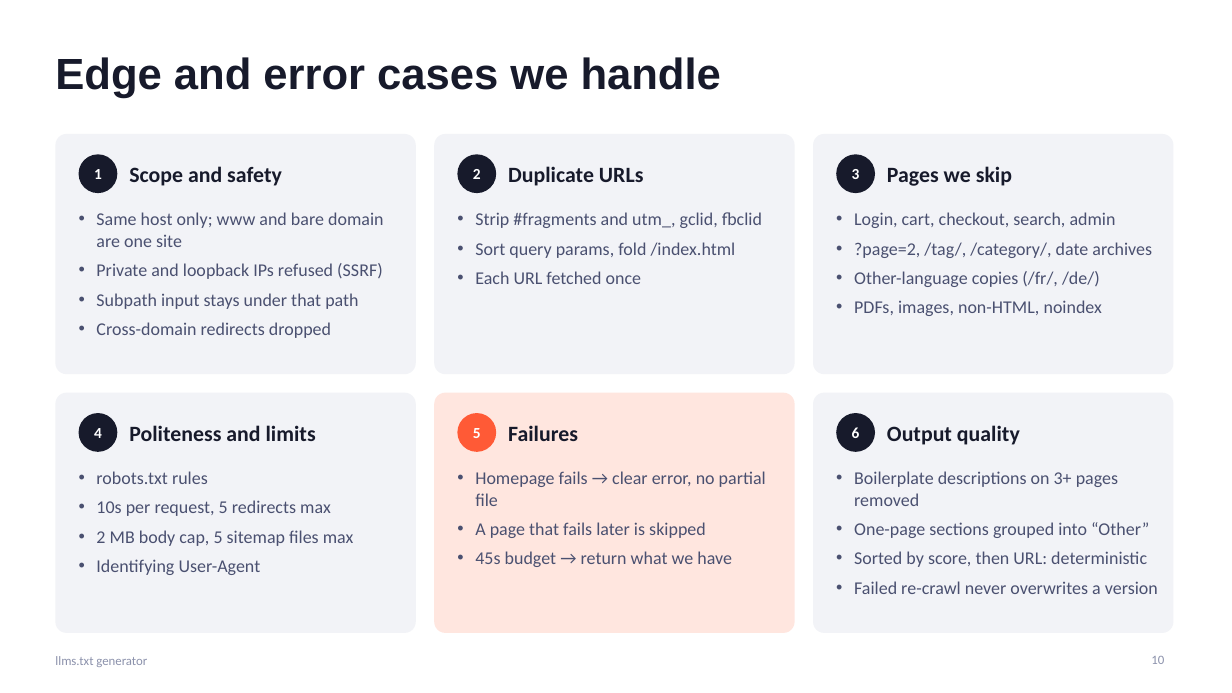
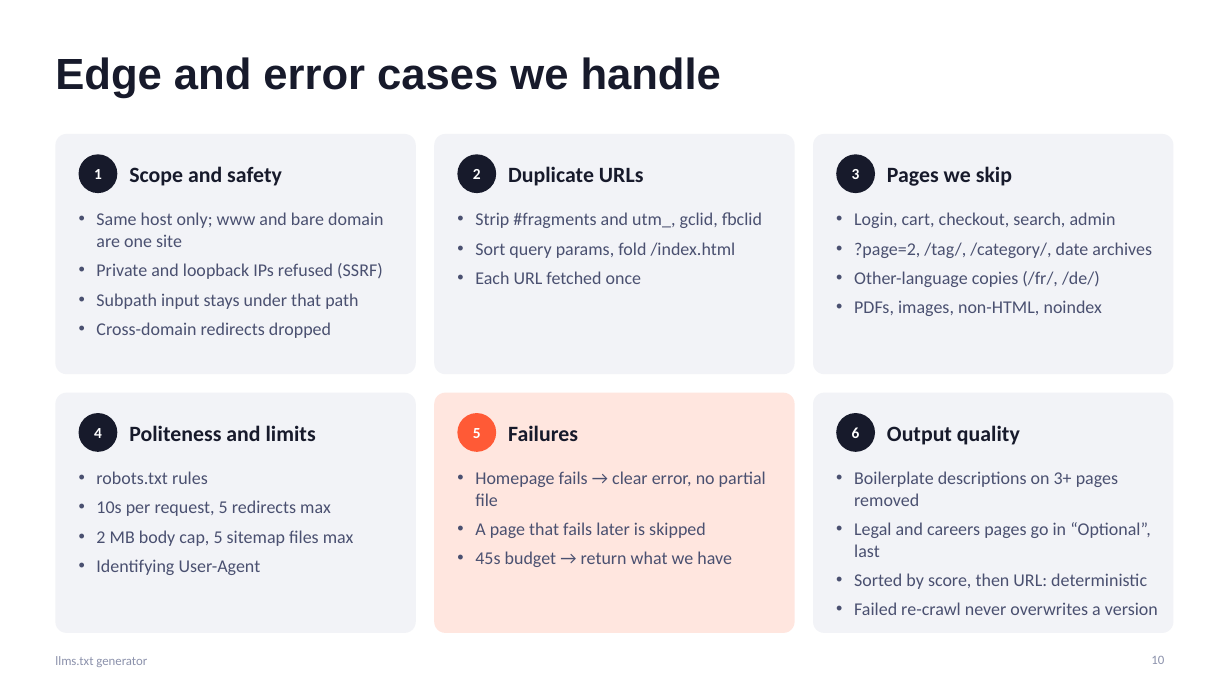
Before and after one commit to nmallekav/llms-txt-nishanth-mallekav, a slide deck: slide 10 of presentation/llms-txt-generator.pptx. Drawn at 1232x693 pixels with LibreOffice and Linux fonts; fonts in the diff are those of the drawing. Boxes give left, top, right and bottom in pixels: in the first picture for what was removed or moved away, otherwise in the second. Text is boxed around its words. In the diff, an @@ line names an element or a change of style, - is before the commit and + after.

```diff
--- a/presentation/llms-txt-generator.pptx
+++ b/presentation/llms-txt-generator.pptx
@@ text at (854,522,1151,557): text changed @@
-• One-page sections grouped into “Other”
+• Legal and careers pages go in “Optional”, last
```
Also in this commit, not shown: 8 other files.
